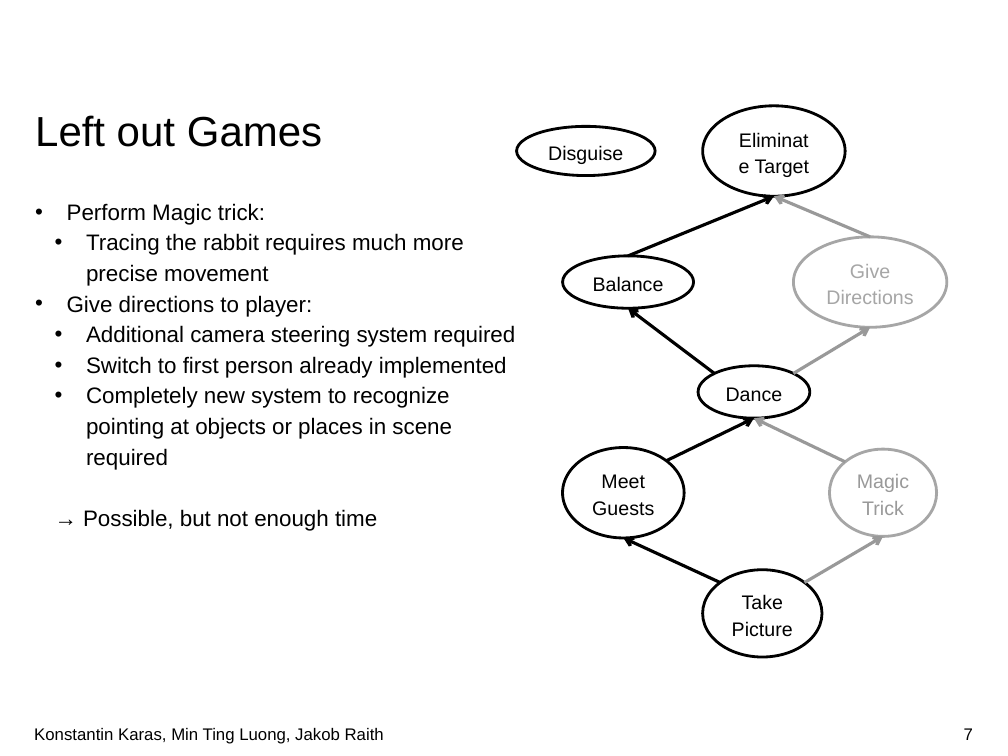
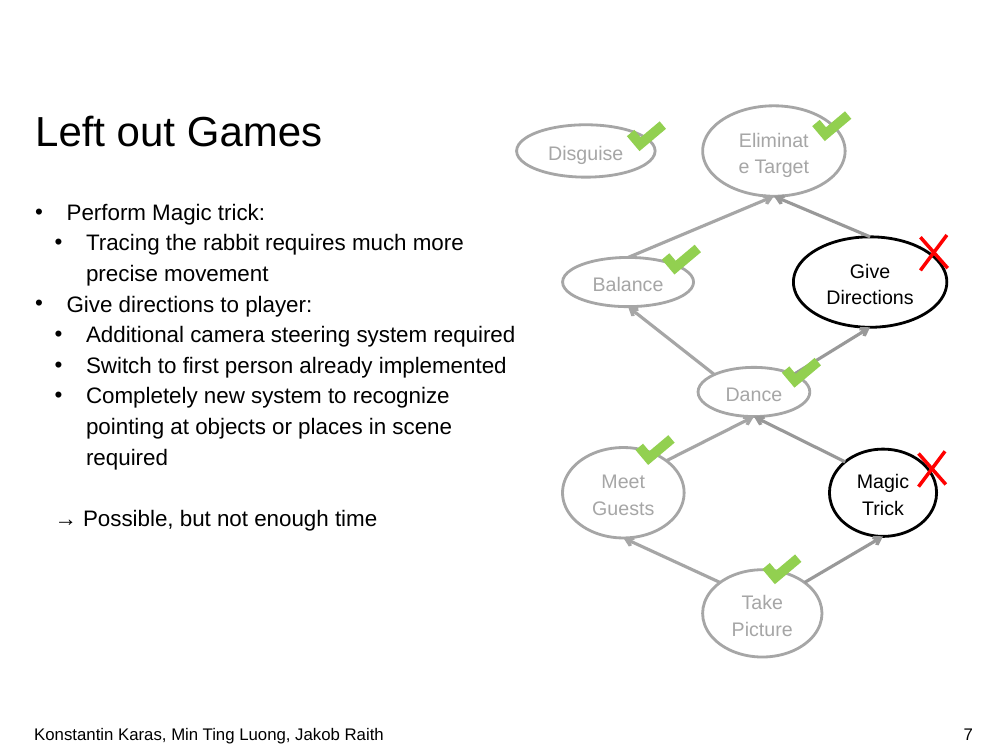
Before and after one commit to doingitraith/TaViS2019, a slide deck: slide 7 of Documents/Presentation.pptx. Drawn at 1008x756 pixels with LibreOffice and Linux fonts; fonts in the diff are those of the drawing; background and template pictures are left out. Boxes give left, top, right and bottom in pixels: in the first picture for what was removed or moved away, otherwise in the second. Text is boxed around its words. In the diff, an @@ line names an element or a change of style, - is before the commit and + after.

Commit message:
bubble fix

```diff
--- a/Documents/Presentation.pptx
+++ b/Documents/Presentation.pptx
@@ corner added at (627, 114, 665, 151), fill #92D050 @@
@@ corner added at (812, 104, 851, 141), fill #92D050 @@
@@ arrow (628, 257) - (774, 197): stroke #000000 2.25 pt to #A6A6A6 2.25 pt @@
@@ corner added at (662, 237, 701, 274), fill #92D050 @@
@@ ellipse "Give Directions" at (793, 237, 947, 328): text colour #A6A6A6 to #000000; outline #A6A6A6 2 pt to #000000 2 pt @@
@@ line added from (920, 270) to (947, 235), #FF0000 2.5 pt @@
@@ line added from (920, 237) to (948, 268), #FF0000 2.5 pt @@
@@ arrow (715, 375) - (628, 306): stroke #000000 2.25 pt to #A6A6A6 2.25 pt @@
@@ corner added at (782, 350, 821, 387), fill #92D050 @@
@@ text colour #000000 to #A6A6A6; outline #000000 2 pt to #A6A6A6 2 pt in 6 elements at (703, 570, 822, 657), (703, 106, 845, 197), (562, 448, 684, 538), (516, 125, 654, 177), (562, 257, 694, 306), (698, 367, 809, 416) @@
@@ arrow (666, 461) - (754, 416): stroke #000000 2.25 pt to #A6A6A6 2.25 pt @@
@@ corner added at (636, 428, 674, 464), fill #92D050 @@
@@ ellipse "Magic Trick" at (830, 450, 936, 537): text colour #999999 to #000000; outline #A6A6A6 2 pt to #000000 2 pt @@
@@ line added from (918, 487) to (946, 452), #FF0000 2.5 pt @@
@@ line added from (918, 454) to (946, 485), #FF0000 2.5 pt @@
@@ arrow (720, 583) - (623, 538): stroke #000000 2.25 pt to #A6A6A6 2.25 pt @@
@@ corner added at (763, 547, 801, 583), fill #92D050 @@
```
